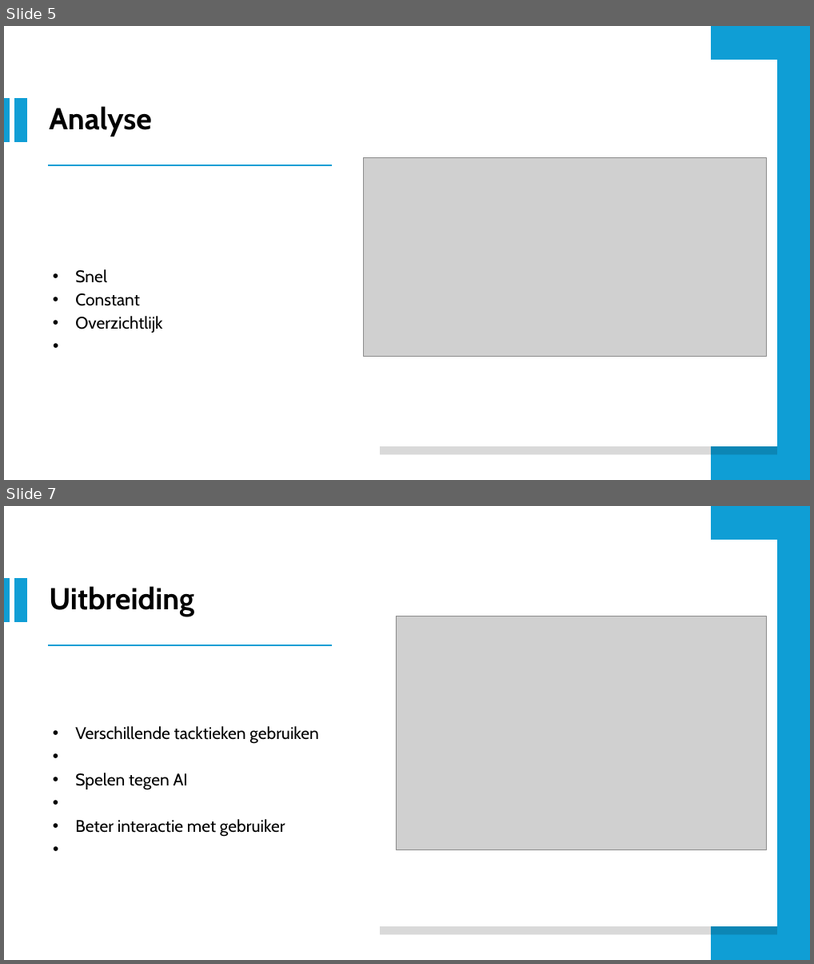
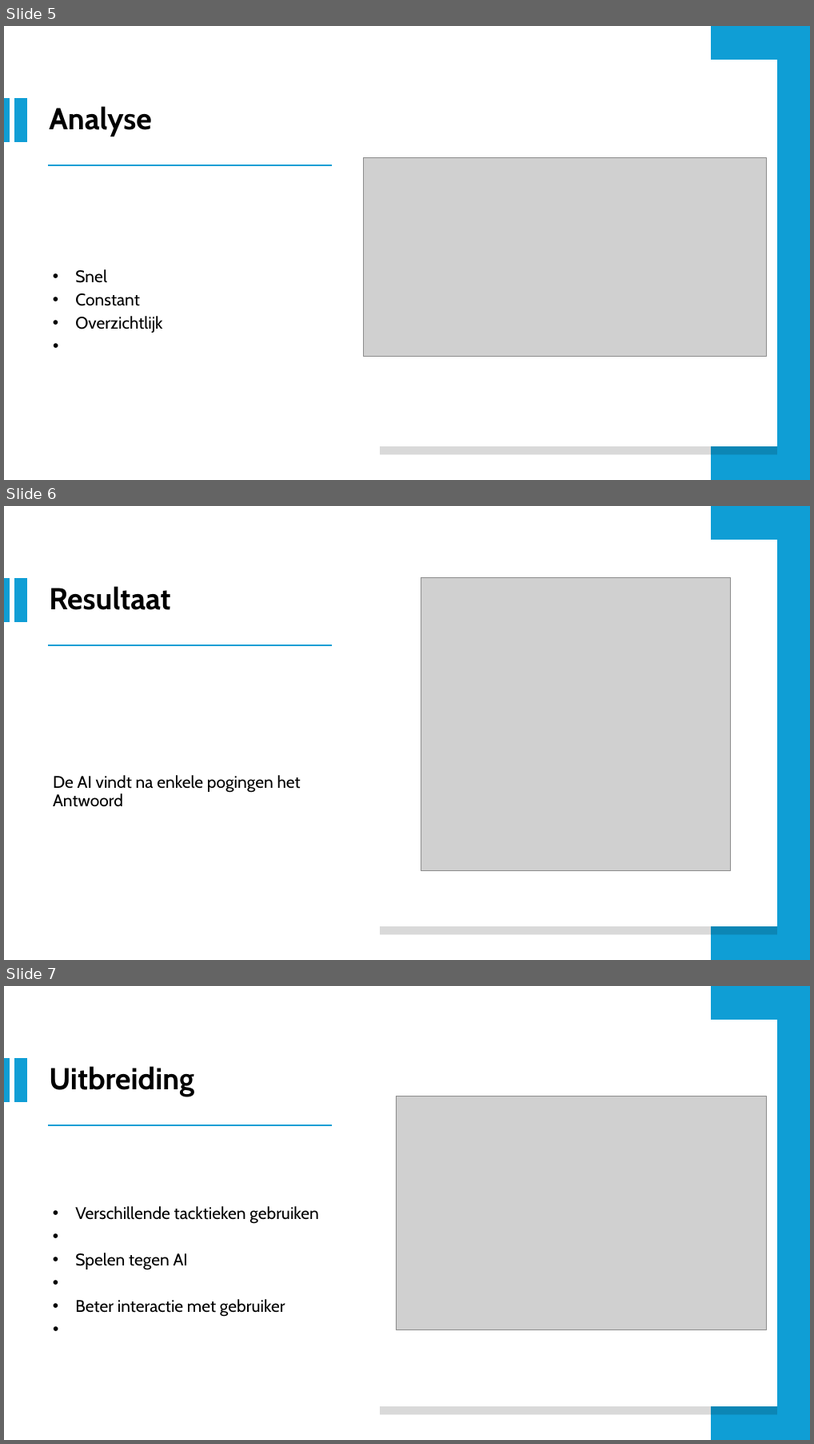
Before and after one commit to RobbeDeW/Mastermind, a slide deck: Presentatie/Mastermind.odp. Shown one above the other, each under a label of ours: slides 5 and 7 before the commit, slides 5, 6 and 7 after it; the slides between them are not shown. The pictures are 814x964 and 814x1444 pixels, drawn with LibreOffice and Linux fonts; fonts in the diff are those of the drawing; grey boxes stand for pictures. Boxes give left, top, right and bottom in pixels: in the first picture for what was removed or moved away, otherwise in the second. Text is boxed around its words. In the diff, an @@ line names an element or a change of style, - is before the commit and + after.

Commit message:
update pp

```diff
--- a/Presentatie/Mastermind.odp
+++ b/Presentatie/Mastermind.odp
@@ slide 6 added at <box>4,506,810,960</box>, background #FFFFFF @@
@@ freeform shape added at <box>712,506,810,960</box>, fill #0F9ED5 @@
@@ freeform shape added at <box>380,540,778,926</box>, fill #FFFFFF @@
@@ freeform shape added at <box>4,578,10,623</box>, fill #0F9ED5 @@
@@ freeform shape added at <box>14,578,27,623</box>, fill #0F9ED5 @@
@@ title added at <box>49,586,170,610</box>, 36 pt, text #000000, bold @@
+Resultaat
@@ picture added at <box>422,578,732,870</box> @@
@@ freeform shape added at <box>48,644,333,646</box>, fill #0F9ED5 @@
@@ text added at <box>53,775,301,807</box>, 20 pt, text #000000 @@
+De AI vindt na enkele pogingen het Antwoord
```
Also in this commit, not shown: 1 slide removed.
